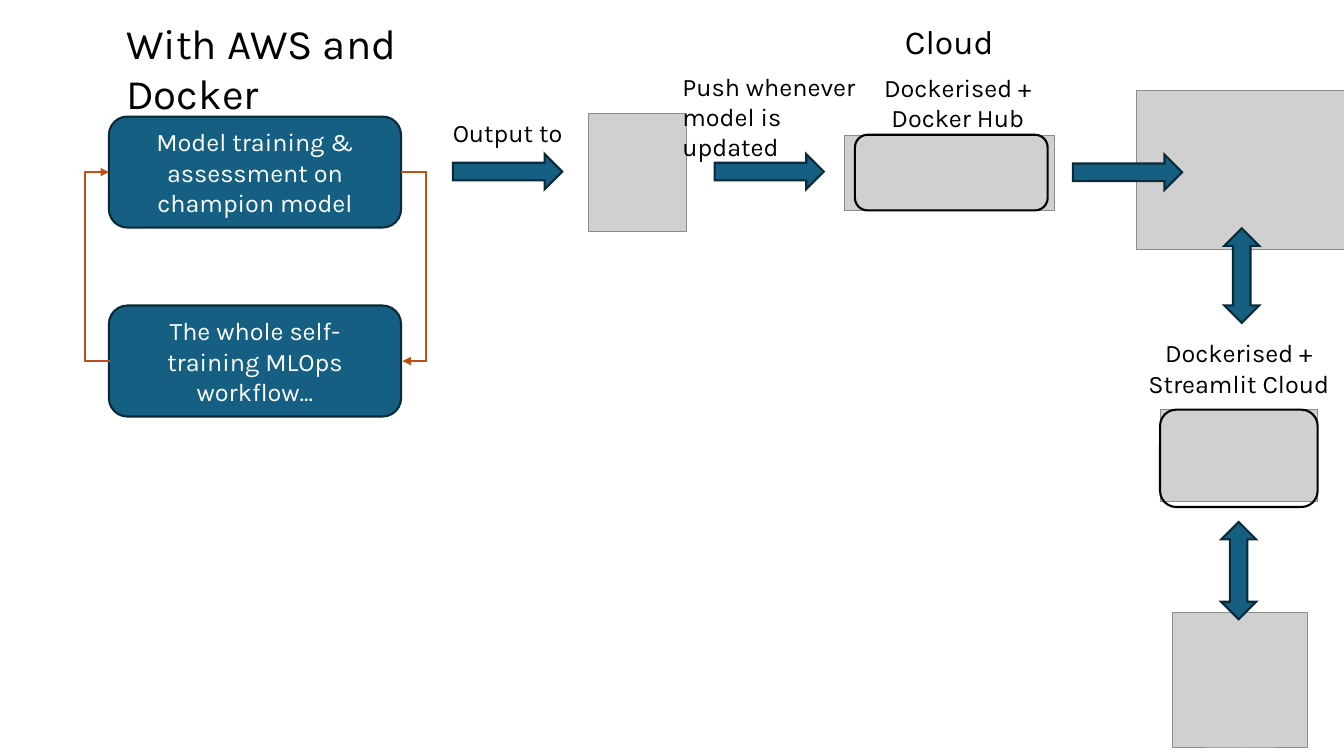
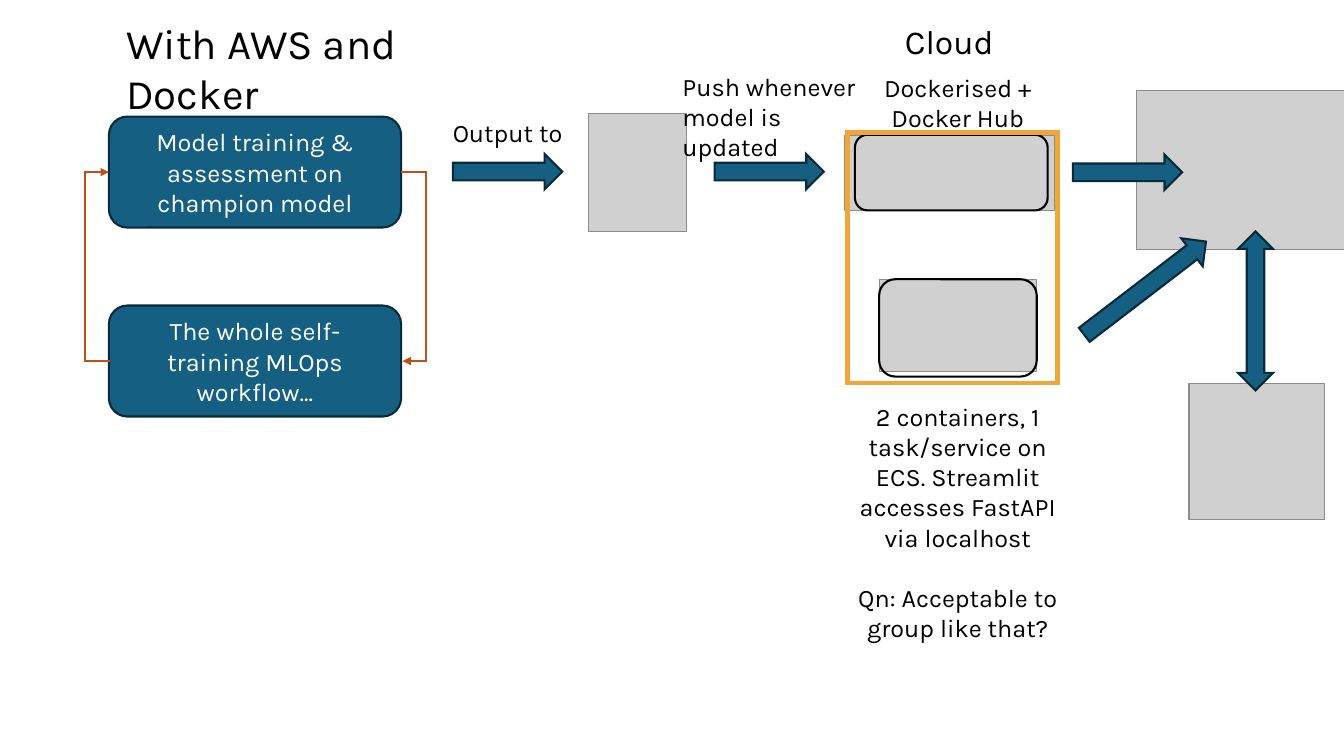
Before and after one commit to ziyu-toh/hdb-resale-prediction, a slide deck: slide 4 of docs/Architecture Overview.pptx. Drawn at 1344x756 pixels with LibreOffice and Linux fonts; fonts in the diff are those of the drawing; grey boxes stand for pictures. Boxes give left, top, right and bottom in pixels: in the first picture for what was removed or moved away, otherwise in the second. Text is boxed around its words. In the diff, an @@ line names an element or a change of style, - is before the commit and + after.

```diff
--- a/docs/Architecture Overview.pptx
+++ b/docs/Architecture Overview.pptx
@@ rectangle added at (x1=848, y1=132, x2=1058, y2=383), outline #F1A737 3 pt @@
@@ right arrow added at (x1=1074, y1=227, x2=1217, y2=349), fill #156082, outline #092A39 1.5 pt @@
@@ up down arrow removed at (x1=1225, y1=229, x2=1260, y2=324) @@
@@ up down arrow resized from (x1=1222, y1=522, x2=1257, y2=620) to (x1=1238, y1=232, x2=1273, y2=391) @@
@@ picture moved from (x1=1160, y1=409, x2=1318, y2=501) to (x1=879, y1=279, x2=1036, y2=371) @@
@@ rounded rectangle moved from (x1=1160, y1=409, x2=1318, y2=507) to (x1=879, y1=279, x2=1036, y2=377) @@
@@ text removed at (x1=1148, y1=344, x2=1329, y2=394) @@
-Dockerised + Streamlit Cloud
@@ picture moved from (x1=1173, y1=612, x2=1309, y2=748) to (x1=1190, y1=383, x2=1326, y2=519) @@
@@ text added at (x1=858, y1=408, x2=1057, y2=644), 18 pt, text #000000 @@
+2 containers, 1 task/service on ECS. Streamlit accesses FastAPI via localhost
+Qn: Acceptable to group like that?
```
Also in this commit, not shown: 1 slide added, 10 other files.
